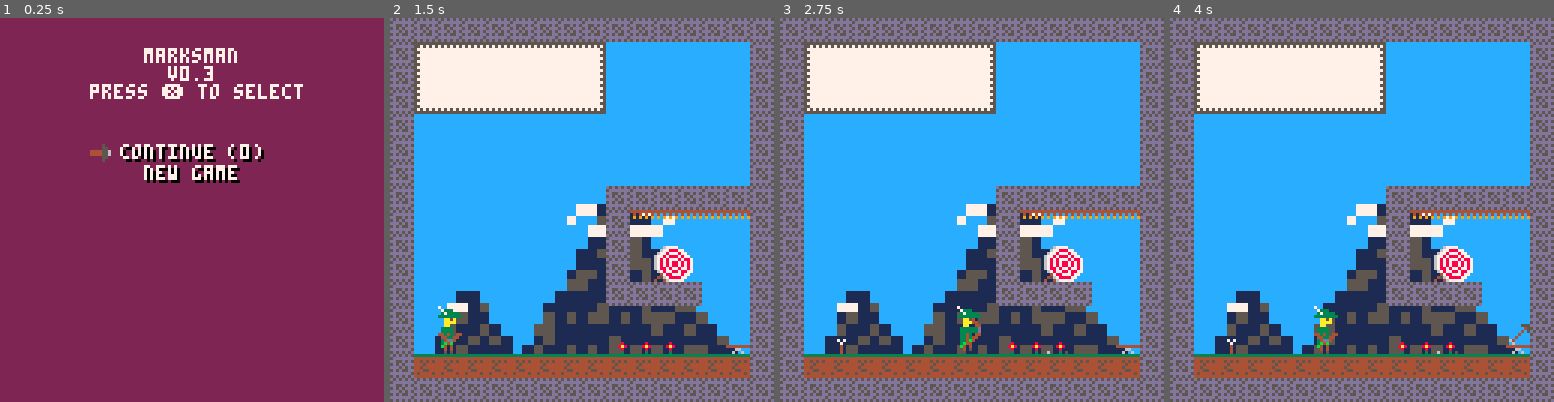
Above: before the commit, frames 1-4 (left to right).
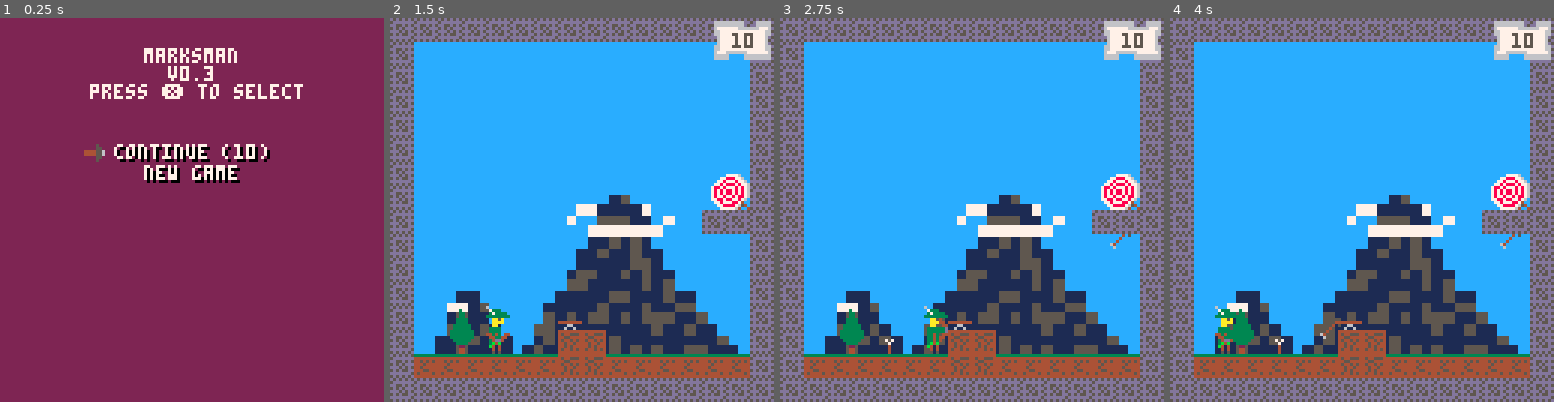
Above: after the commit, the same moments.

Repository: tupini07/games
Game: PICO-8 cartridge marksman-p/marksman.p8
Two runs of this game, one before a commit and one after it. Both use one fixed random seed, a clock stepped at 60 frames per second and the inputs below.
Inputs:
- Up to frame 1 (0.25 s): no input
- Up to frame 2 (1.5 s): tap X (X key) at 0.33, 1.07 s; tap O (Z key) at 0.7 s
- Up to frame 3 (2.75 s): hold Right 1.6-2.1 s; tap O (Z key) at 1.7, 2.1, 2.5 s; tap X (X key) at 1.85 s; hold Up 2.15-2.42 s; hold Right from 2.47 s (still down)
- Up to frame 4 (4 s): tap O (Z key) at 2.9, 3.3, 3.7 s; tap X (X key) at 2.97 s; release Right at 3.03 s; hold Left 3.08-3.58 s; hold Down 3.63-3.97 s

The runs differ from the first frame. In frame 1, 1.3% of the frame differs, in the area x 21-71%, y 32-38%; in frame 2, 20%; in frame 3, 20%; in frame 4, 20%, in the area x 6-100%, y 0-93%.

Commit message:
level indicator

Diff:
--- a/marksman-p/marksman.p8
+++ b/marksman-p/marksman.p8
@@ -8,7 +8,7 @@
 local save_data_points = {current_level = 1}
 
 local function load_save_data()
-    SAVE_DATA.current_level = dget(save_data_points.current_level)
+    SAVE_DATA.current_level = 10 -- dget(save_data_points.current_level)
 end
 
 return {
@@ -67,6 +67,7 @@
 local map = require("src/map")
 local camera_utils = require("src/camera")
 local graphics_utils = require("utils/graphics")
+local print_utils = require("utils/print")
 
 local player = require("entities/player")
 local arrow = require("entities/arrow")
@@ -191,6 +192,18 @@
     rectfill(banner_x1, banner_y1, banner_x2, banner_y2, 7)
     print("you died!", banner_x1 + 10, banner_y1 + 10, 5)
     print("press ❎ to try again", banner_x1 + 10, banner_y1 + 20, 5)
+end
+
+local function draw_current_lvl()
+    local game_space = map.get_game_space_coords_for_current_lvl()
+
+    local base_x = (game_space.x + 128) - 20
+    local base_y = game_space.y + 1
+
+    sspr(88, 0, 16, 8, base_x, base_y, 19, 13)
+    local pos = base_x + 3 * (4 - #("" .. SAVE_DATA.current_level))
+
+    print(SAVE_DATA.current_level, pos, base_y + 4, 5)
 end
 
 local function init()
@@ -214,14 +227,16 @@
     cls(12)
 
     decorations.draw_background()
-    level_text.draw_current_level_text()
     bullseye.draw()
     arrow.draw_all()
     player.draw()
     map.draw()
+    level_text.draw_current_level_text()
     spring.draw()
     spikes.draw()
     particles.draw()
+    draw_current_lvl()
+
     if level_done and show_lost_banner then level_lost_draw() end
     if level_done and show_win_banner then level_win_draw() end
 end
@@ -588,6 +603,46 @@
 
 return {fade = fade}
 end
+package._c["utils/print"]=function()
+local function get_length_of_text(text) return #text * 4 end
+
+local function print_centered_with_backdrop(text, y, text_color, backdrop_color)
+    if text_color == nil then text_color = 7 end
+    if backdrop_color == nil then backdrop_color = 0 end
+
+    local text_x = 64 - get_length_of_text(text) / 2
+
+    print(text, text_x + 1, y + 1, backdrop_color)
+    print(text, text_x, y, text_color)
+end
+
+local menu_item_bobbing = false
+
+return {
+    get_length_of_text = get_length_of_text,
+    print_centered = function(text, y, color)
+        if color == nil then color = 7 end
+        local text_x = 64 - get_length_of_text(text) / 2
+        print(text, text_x, y, color)
+    end,
+    print_menu_item = function(text, y, is_selected)
+        print_centered_with_backdrop(text, y)
+        if is_selected then
+            local selector_x = (64 - get_length_of_text(text) / 2) - 10
+
+            local extra_spacing = 0
+            if GLOBAL_TIMER % 23 == 0 then
+                menu_item_bobbing = not menu_item_bobbing
+            end
+
+            if menu_item_bobbing then selector_x = selector_x - 1 end
+
+            sspr(65, 25, 7, 6, selector_x, y)
+        end
+    end,
+    print_centered_with_backdrop = print_centered_with_backdrop
+}
+end
 package._c["entities/player"]=function()
 local map = require("src/map")
 
@@ -1470,46 +1525,6 @@
 
 return {init = init, update = update, draw = draw}
 end
-package._c["utils/print"]=function()
-local function get_length_of_text(text) return #text * 4 end
-
-local function print_centered_with_backdrop(text, y, text_color, backdrop_color)
-    if text_color == nil then text_color = 7 end
-    if backdrop_color == nil then backdrop_color = 0 end
-
-    local text_x = 64 - get_length_of_text(text) / 2
-
-    print(text, text_x + 1, y + 1, backdrop_color)
-    print(text, text_x, y, text_color)
-end
-
-local menu_item_bobbing = false
-
-return {
-    get_length_of_text = get_length_of_text,
-    print_centered = function(text, y, color)
-        if color == nil then color = 7 end
-        local text_x = 64 - get_length_of_text(text) / 2
-        print(text, text_x, y, color)
-    end,
-    print_menu_item = function(text, y, is_selected)
-        print_centered_with_backdrop(text, y)
-        if is_selected then
-            local selector_x = (64 - get_length_of_text(text) / 2) - 10
-
-            local extra_spacing = 0
-            if GLOBAL_TIMER % 23 == 0 then
-                menu_item_bobbing = not menu_item_bobbing
-            end
-
-            if menu_item_bobbing then selector_x = selector_x - 1 end
-
-            sspr(65, 25, 7, 6, selector_x, y)
-        end
-    end,
-    print_centered_with_backdrop = print_centered_with_backdrop
-}
-end
 function require(p)
 local l=package.loaded
 if (l[p]==nil) l[p]=package._c[p]()
@@ -1537,14 +1552,14 @@
     state_manager.draw()
 end
 __gfx__
-00000000333333334444444400111000000000000000000000000000700000000000000070000000700000000000000000000000000000000000000000000000
-00000000444444444544555401111000000000000000000000000000073330007000000007333000073330000000000000000000000000000000000000000000
-00700700445454544455444401111110000000000000000000000000037333300733300003733330037333300000000000000000000000000000000000000000
-0007700044454444454454540aaaa000000000000000000000000000333333330373333033333333333333330000000000000000000000000000000000000000
-0007700044544444445445440aaaa00000000000000000007777600000aa5a003333333300aa5a0000aa5a000000000000000000000000000000000000000000
-0070070044455444445454440bbbb00000000000000000778887760000aaaa0000aa5a0000aaaa0000aaaa000000000000000000000000000000000000000000
-0000000045444454454454540bbbb00000000000000007787778776000aa000000aaaa0000aa000000aa00000000000000000000000000000000000000000000
-0000000044444444444444440dddd0000000000000007787888787760333300000aa000003333000033330000000000000000000000000000000000000000000
+00000000333333334444444400111000000000000000000000000000600000000000000060000000600000006666666600006666000000000000000000000000
+00000000444444444544555401111000000000000000000000000000073330006000000007333000073330006777777666666776000000000000000000000000
+00700700445454544455444401111110000000000000000000000000037333300733300003733330037333306677777777777766000000000000000000000000
+0007700044454444454454540aaaa000000000000000000000000000333333330373333033333333333333300677777777777760000000000000000000000000
+0007700044544444445445440aaaa00000000000000000007777600000aa5a003333333300aa5a0000aa5a000677777777777760000000000000000000000000
+0070070044455444445454440bbbb00000000000000000778887760000aaaa0000aa5a0000aaaa0000aaaa006677777777777766000000000000000000000000
+0000000045444454454454540bbbb00000000000000007787778776000aa000000aaaa0000aa000000aa00006776666667777776000000000000000000000000
+0000000044444444444444440dddd0000000000000007787888787760333300000aa000003333000033330006666000066666666000000000000000000000000
 00000000d5d5d5d5004dd40000000400004444000007887877787876033330000333300003333000033330000000000000000000000000000000000000000000
 000000005ddddddd044334400000044000000dd00007878788787876033430000333300003343000033430000000000000000000000000000000000000000000
 00000000dd55d5d54400304400000044000003d400078787887878760334300003343000033430000334b0000000000000000000000000000000000000000000
@@ -1821,143 +1836,15 @@
 1100001100005a5b5c0000000000001111000000000000000000000000000011110000000000000000000000000000111100000000000000000000000000001111000000000000000000000000000011110000000000000000000000000000111100000000000000000000000000001111000000000000000000000000000011
 1111001100006a6b6c0000000000001111000000000000000000000000000011110000000000000000000000000000111100000000000000000000000000001111000000000000000000000000000011110000000000000000000000000000111100000000000000000000000000001111000000000000000000000000000011
 1100001100000000000000000000001111000000000000000000000000000011110000000000000000000000000000111100000000000000000000000000001111000000000000000000000000000011110000000000000000000000000000111100000000000000000000000000001111000000000000000000000000000011
-11000011000000000000005d5e5f001111000000001100000000000000000011110000000000000000000000000000111100000000000000000000000000001111000000000000000000000000000011110000000000000000000000000000111100000000000000000000000000001111000000000000000000000000000011
-11000011003900000000006d6e6f001111000000000011110000000000000011110000000000000000000000000000111100000000000000000000000000001111000000000000000000000000000011110000000000000000000000000000111100000000000000000000000000001111000000000000000000000000000011
-1100000000000011000000000000001111000000000000000011000000000011110000000000000000000000000000111100000000000000000000000000001111000000000000000000000000000011110000000000000000000000000000111100000000000000000000000000001111000000000000000000000000000011
-1100001111111111000000000000001111000000000000000000110000000011110000000000000000000000000000111100000000000000000000000000001111000000000000000000000000000011110000000000000000000000000000111100000000000000000000000000001111000000000000000000000000000011
-1100001100000000000000000000001111000000000000000000000000000011110000000000000000000000000000111100000000000000000000000000001111000000000000000000000000000011110000000000000000000000000000111100000000000000000000000000001111000000000000000000000000000011
-1100001100575857585758575800001111000000000000000000000000000011110000000000000000000000000000111100000000000000000000000000001111000000000000000000000000000011110000000000000000000000000000111100000000000000000000000000001111000000000000000000000000000011
-1100001100676867686768676864641111000000000000000000000000000011110000000000000000000000000000111100000000000000000000000000001111000000000000000000000000000011110000000000000000000000000000111100000000000000000000000000001111000000000000000000000000000011
-1100001101010101010101010101011111000000000000000000000000000011110000000000000000000000000000111100000000000000000000000000001111000000000000000000000000000011110000000000000000000000000000111100000000000000000000000000001111000000000000000000000000000011
-1147471102020202020202020202021111000000000000000000000000000011110000000000000000000000000000111100000000000000000000000000001111000000000000000000000000000011110000000000000000000000000000111100000000000000000000000000001111000000000000000000000000000011
+11000011000000000000005d5e5f001111000000000000000000000000390011110300000000000000000000000000111100000000000000000000000000001111000000000000000000000000000011110000000000000000000000000000111100000000000000000000000000001111000000000000000000000000000011
+11000011003900000000006d6e6f001111000000000000000000000000000011110000002500000000000000000000111100000000000000000000000000001111000000000000000000000000000011110000000000000000000000000000111100000000000000000000000000001111000000000000000000000000000011
+1100000000000011000000000000001111000000000000000000000000111111111111111100000000000000000000111100000000000000000000000000001111000000000000000000000000000011110000000000000000000000000000111100000000000000000000000000001111000000000000000000000000000011
+1100001111111111000000000000001111000000000000000000000000000011110000000000000000000000000000111100000000000000000000000000001111000000000000000000000000000011110000000000000000000000000000111100000000000000000000000000001111000000000000000000000000000011
+1100001100000000000000000000001111000000000000000000000000000011110000000000000000470000470000111100000000000000000000000000001111000000000000000000000000000011110000000000000000000000000000111100000000000000000000000000001111000000000000000000000000000011
+1100001100575857585758575800001111000000000000000000000000000011110000000000000000110000110000111100000000000000000000000000001111000000000000000000000000000011110000000000000000000000000000111100000000000000000000000000001111000000000000000000000000000011
+1100001100676867686768676864641111005758030000250000000000000011110000000000000000113900110000111100000000000000000000000000001111000000000000000000000000000011110000000000000000000000000000111100000000000000000000000000001111000000000000000000000000000011
+1100001101010101010101010101011111006768000000020200000000000011110000000000000000110000110000111100000000000000000000000000001111000000000000000000000000000011110000000000000000000000000000111100000000000000000000000000001111000000000000000000000000000011
+1147471102020202020202020202021111010101010101020201010101010111114747474747474747114747114747111100000000000000000000000000001111000000000000000000000000000011110000000000000000000000000000111100000000000000000000000000001111000000000000000000000000000011
 1111111111111111111111111111111111111111111111111111111111111111111111111111111111111111111111111111111111111111111111111111111111111111111111111111111111111111111111111111111111111111111111111111111111111111111111111111111111111111111111111111111111111111
 
 
-…(128 lines of a section not shown)…
--- a/marksman-p/src/states/game_state.lua
+++ b/marksman-p/src/states/game_state.lua
@@ -1,6 +1,7 @@
 local map = require("src/map")
 local camera_utils = require("src/camera")
 local graphics_utils = require("utils/graphics")
+local print_utils = require("utils/print")
 
 local player = require("entities/player")
 local arrow = require("entities/arrow")
@@ -127,6 +128,18 @@
     print("press ❎ to try again", banner_x1 + 10, banner_y1 + 20, 5)
 end
 
+local function draw_current_lvl()
+    local game_space = map.get_game_space_coords_for_current_lvl()
+
+    local base_x = (game_space.x + 128) - 20
+    local base_y = game_space.y + 1
+
+    sspr(88, 0, 16, 8, base_x, base_y, 19, 13)
+    local pos = base_x + 3 * (4 - #("" .. SAVE_DATA.current_level))
+
+    print(SAVE_DATA.current_level, pos, base_y + 4, 5)
+end
+
 local function init()
     particles.init()
     player.init()
@@ -148,14 +161,16 @@
     cls(12)
 
     decorations.draw_background()
-    level_text.draw_current_level_text()
     bullseye.draw()
     arrow.draw_all()
     player.draw()
     map.draw()
+    level_text.draw_current_level_text()
     spring.draw()
     spikes.draw()
     particles.draw()
+    draw_current_lvl()
+
     if level_done and show_lost_banner then level_lost_draw() end
     if level_done and show_win_banner then level_win_draw() end
 end
Not shown, changed: the music (__music__) section of marksman-p/marksman.p8
Not shown, changed: the sound effects (__sfx__) section of marksman-p/marksman.p8
Not shown, changed: marksman-p/sprites.aseprite
